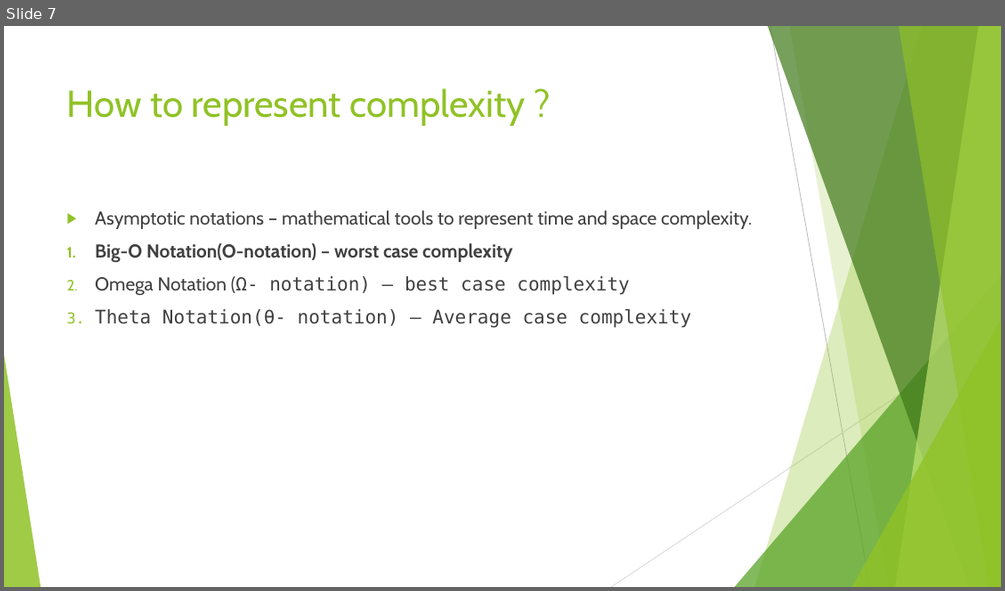
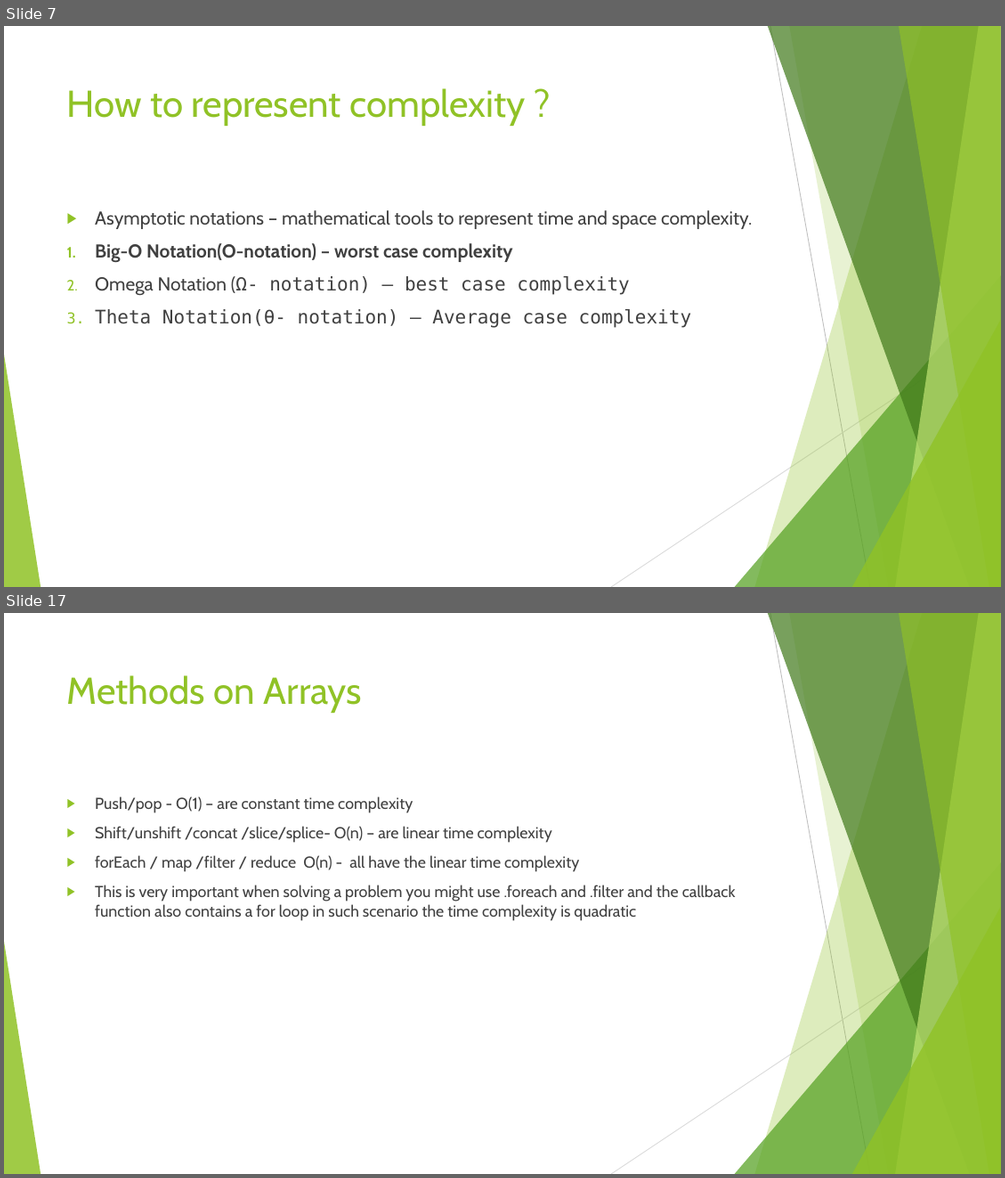
Before and after one commit to divyaparyani67/DSA, a slide deck: DSA- Learning.pptx. Shown one above the other, each under a label of ours: slide 7 before the commit, slides 7 and 17 after it; the slides between them are not shown. The pictures are 1005x591 and 1005x1178 pixels, drawn with LibreOffice and Linux fonts; fonts in the diff are those of the drawing. Boxes give left, top, right and bottom in pixels: in the first picture for what was removed or moved away, otherwise in the second. Text is boxed around its words. In the diff, an @@ line names an element or a change of style, - is before the commit and + after.

Commit message:
Big-O, Objects and arrays

```diff
--- a/DSA- Learning.pptx
+++ b/DSA- Learning.pptx
@@ slide 17 added at bbox=[4, 613, 1001, 1174], background #FFFFFF; not listed: 10 template elements that a slide beside it also shows @@
@@ title added at bbox=[67, 675, 362, 713], 36 pt, text #90C226 @@
+Methods on Arrays
@@ text added at bbox=[95, 796, 736, 921], 15.3 pt, text #404040 @@
+▶ Push/pop - O(1) – are constant time complexity
+▶ Shift/unshift /concat /slice/splice- O(n) – are linear time complexity
+▶ forEach / map /filter / reduce O(n) - all have the linear time complexity
+▶ This is very important when solving a problem you might use .foreach and .filter and the callback function also contains a for loop in such scenario the time complexity is quadratic
```
Also in this commit, not shown: 10 other slides added, 1 other file.
